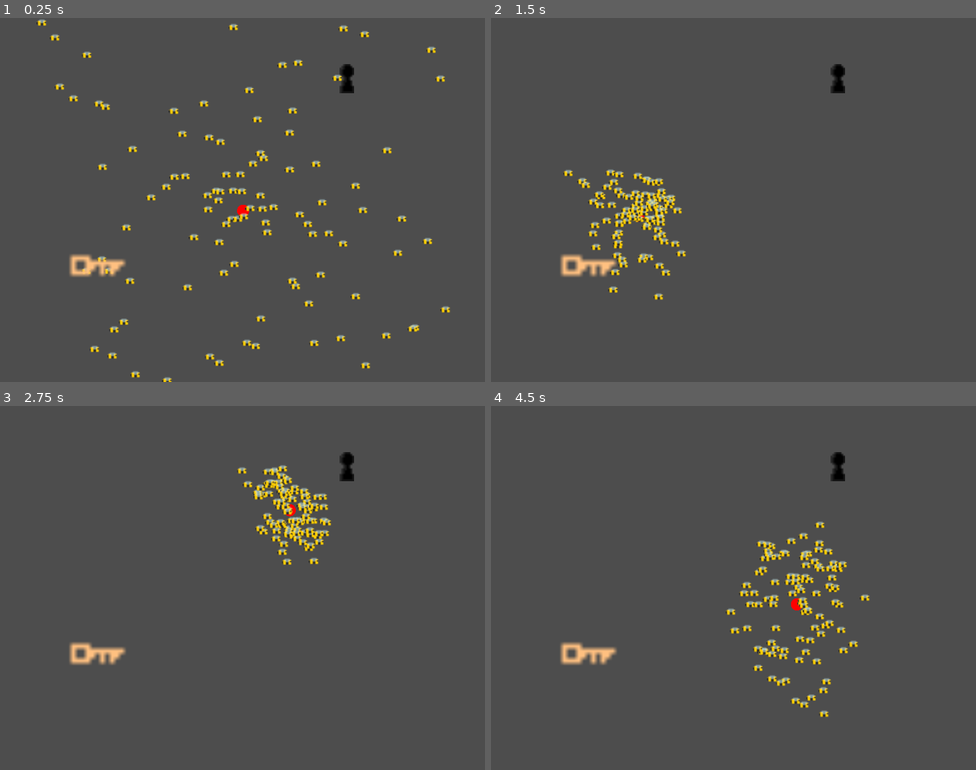
Above: before the commit, frames 1-4 (two rows, left to right).
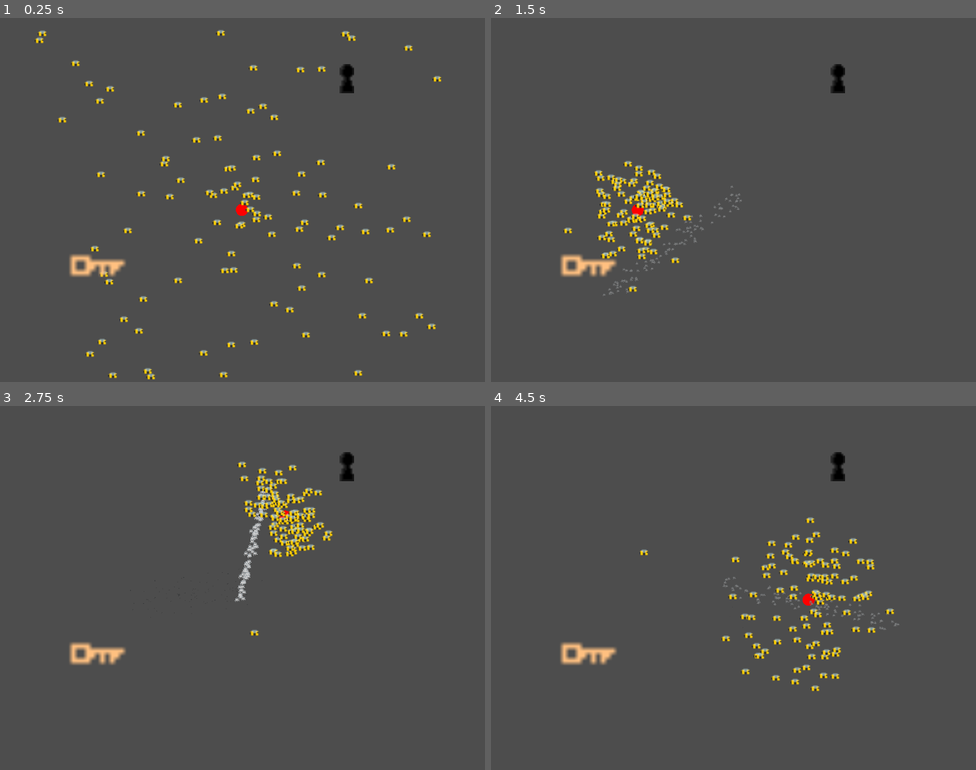
Above: after the commit, the same moments.

Repository: samboyer/ld54
Game: Godot game, scene res://scene.tscn
Two runs of this game, one before a commit and one after it. Both use one fixed random seed, a clock stepped at 60 frames per second and the inputs below.
Inputs (mouse positions are in pixels of both pictures, inside the frame that each line leads up to):
- Up to frame 1 (0.25 s): no input
- Up to frame 2 (1.5 s): move the mouse to (588, 265) at 0.52 s; hold Space (attack, bound only after the commit) 0.53-1.28 s; click (588, 265) at 0.67 s; move the mouse to (636, 218) at 1.27 s; tap Space (attack, bound only after the commit) at 1.35 s; click (636, 218) at 1.42 s
- Up to frame 3 (2.75 s): move the mouse to (291, 507) at 2.02 s; hold Space (attack, bound only after the commit) from 2.03 s (still down); click (291, 507) at 2.17 s
- Up to frame 4 (4.5 s): move the mouse to (709, 660) at 2.77 s; release Space (attack, bound only after the commit) at 2.78 s; tap Space (attack, bound only after the commit) at 2.85, 4.35 s; click (709, 660) at 2.92 s; move the mouse to (879, 642) at 3.52 s; hold Space (attack, bound only after the commit) 3.53-4.28 s; click (879, 642) at 3.67 s; move the mouse to (588, 533) at 4.27 s; click (588, 533) at 4.42 s

The runs differ from the first frame. In frame 1, 5.0% of the frame differs, in the area x 7-93%, y 0-100%; in frame 2, 3.2%; in frame 3, 2.9%; in frame 4, 4.3%.

Commit message:
Added basic attacking

Diff:
--- a/Objects/bee.tscn
+++ b/Objects/bee.tscn
@@ -1,16 +1,41 @@
-[gd_scene load_steps=4 format=3 uid="uid://b3tvstsqmmem6"]
+[gd_scene load_steps=7 format=3 uid="uid://b3tvstsqmmem6"]
 
 [ext_resource type="Script" path="res://Scripts/Bee.gd" id="1_vujc5"]
 [ext_resource type="Texture2D" uid="uid://dk0xiq56t015x" path="res://Textures/bee.png" id="2_gjuv5"]
+[ext_resource type="Texture2D" uid="uid://bll4220pettl8" path="res://Textures/smoke.png" id="3_q7mnk"]
+
+[sub_resource type="Curve" id="Curve_f1sak"]
+min_value = 2.13163e-14
+_data = [Vector2(0, 1), 0.0, 0.0, 0, 0, Vector2(0.527256, 0.441767), -1.40747, -1.40747, 0, 0, Vector2(1, 2.13163e-14), 0.0, 0.0, 0, 0]
+point_count = 3
+
+[sub_resource type="Gradient" id="Gradient_kpvv1"]
+offsets = PackedFloat32Array(0, 0.551155, 1)
+colors = PackedColorArray(1, 1, 1, 1, 0.319873, 0.319873, 0.319873, 1, 0, 0, 0, 0)
 
 [sub_resource type="CircleShape2D" id="CircleShape2D_n6mr5"]
 
 [node name="Bee" type="CharacterBody2D"]
 position = Vector2(0, 1)
-scale = Vector2(2, 2)
 collision_mask = 2
 script = ExtResource("1_vujc5")
 metadata/_edit_group_ = true
+
+[node name="Particles" type="CPUParticles2D" parent="."]
+emitting = false
+amount = 100
+one_shot = true
+explosiveness = 1.0
+texture = ExtResource("3_q7mnk")
+emission_shape = 3
+emission_rect_extents = Vector2(30, 30)
+spread = 180.0
+gravity = Vector2(2.08165e-12, 2.08165e-12)
+initial_velocity_max = 50.0
+damping_min = 5.0
+damping_max = 5.0
+scale_amount_curve = SubResource("Curve_f1sak")
+color_ramp = SubResource("Gradient_kpvv1")
 
 [node name="CollisionShape2D" type="CollisionShape2D" parent="."]
 scale = Vector2(0.3, 0.3)
@@ -18,6 +43,6 @@
 
 [node name="Sprite2d" type="Sprite2D" parent="."]
 position = Vector2(0.25, -0.25)
-scale = Vector2(1.095, 1)
+scale = Vector2(2, 1.826)
 texture = ExtResource("2_gjuv5")
 offset = Vector2(2.08165e-12, 2.08165e-12)
--- a/Scripts/Bee.gd
+++ b/Scripts/Bee.gd
@@ -1,9 +1,5 @@
+class_name Bee
 extends CharacterBody2D
-
-
-# Called when the node enters the scene tree for the first time.
-func _ready():
-    pass # Replace with function body.
 
 
 var vel := Vector2(0,0)
@@ -12,15 +8,52 @@
 
 var jitter: int = 100
 
-func rand_range(min_val: int, max_val: int) -> int:
-    return randi() % (max_val - min_val) + min_val
+@export var attack_cooldown: float = 5.0
+var attacking: bool = false
+var _attack_cooldown_counter: float = 0.0
+
+var particles: Node
+
+func _ready():
+    particles = get_node("Particles")
+    print(particles)
+
+func attack(target: Vector2):
+    attacking = true
+    var dir: Vector2 = (target - self.position).normalized()
+    var centre: Vector2 = target - ((target - position) / 2)
+    var extent: float = (target - position).length() / 2
+
+    # Emit particles along the line segment from the bee to the target
+    #particles.emitting = false
+    #particles.direction = dir
+    #particles.position = self.position
+    #particles.one_shot = true
+    # Set rectangle to be the line segment from the bee to the target
+    particles.position = centre
+    particles.emission_rect_extents = Vector2(extent, 0)
+    particles.rotation = dir.angle()
+
+    particles.emitting = true
+
+    _attack_cooldown_counter = attack_cooldown
+    position = target
+    vel = dir * 10000
+
+func _process(delta):
+    if attacking:
+        _attack_cooldown_counter -= delta
+        if _attack_cooldown_counter <= 0.0:
+            attacking = false
+            particles.emitting = false
+            _attack_cooldown_counter = 0.0
 
 # Called every frame. 'delta' is the elapsed time since the previous frame.
 func _physics_process(delta):
     var mouse_pos: Vector2 = self.get_parent().get_local_mouse_position()
     var dir = (mouse_pos - self.position).normalized() * accel
     vel += dir * delta
-    vel += Vector2(rand_range(-jitter, jitter), rand_range(-jitter, jitter))
+    vel += Vector2(Util.rand_range(-jitter, jitter), Util.rand_range(-jitter, jitter))
     vel = vel.limit_length(maxspeed)
     velocity = vel
     move_and_slide()
--- a/Scripts/BeesManager.gd
+++ b/Scripts/BeesManager.gd
@@ -5,9 +5,17 @@
 var beeObj = preload("res://Objects/bee.tscn")
 
 @export
-var NUM_BEES:int = 100
+var NUM_BEES: int = 100
 
-var bees:Array = []
+var bees: Array = []
+
+@export var attack_cooldown: float = 0.05
+@export var attack_bees: int = 1
+@export var attack_jitter: float = 100.0
+var _attacking: bool = false
+var _attack_cooldown_counter: float = 0.0
+
+@export var camera: Camera2D
 
 # Called when the node enters the scene tree for the first time.
 func _ready():
@@ -19,8 +27,33 @@
 
 var centre_of_mass:Vector2 = Vector2.ZERO
 
+func _input(event):
+    if event.is_action_pressed("attack"):
+        _attacking = true
+    elif event.is_action_released("attack"):
+        _attacking = false
+
+func find_target() -> Vector2:
+    return Vector2.ZERO # TODO
+
+func find_free_bee() -> Bee:
+    for b in bees:
+        if not b.attacking:
+            return b
+    return null
+
 # # Called every frame. 'delta' is the elapsed time since the previous frame.
-func _process(_delta):
+func _process(delta):
+    _attack_cooldown_counter = max(_attack_cooldown_counter - delta, 0.0)
+    if _attacking and _attack_cooldown_counter <= 0:
+        var target: Vector2 = find_target()
+        for _i in range(attack_bees):
+            var bee: Bee = find_free_bee()
+            if bee != null:
+                bee.attack(target)
+                camera.jitter(attack_jitter)
+                _attack_cooldown_counter = attack_cooldown
+
     centre_of_mass = Vector2.ZERO
     for b in bees:
         centre_of_mass += b.position
--- /dev/null
+++ b/Scripts/CameraController.gd
@@ -0,0 +1,16 @@
+extends Camera2D
+
+var camera_shake: float = 0.0
+var camera_shake_dropoff: float = 1000.0
+
+# Called when the node enters the scene tree for the first time.
+func _ready():
+    pass # Replace with function body.
+
+func jitter(amount: float):
+    camera_shake = amount
+
+# Called every frame. 'delta' is the elapsed time since the previous frame.
+func _process(delta):
+    camera_shake = max(camera_shake - camera_shake_dropoff * delta, 0.0)
+    position = Vector2(Util.rand_range_float(-camera_shake, camera_shake), Util.rand_range_float(-camera_shake, camera_shake))
--- /dev/null
+++ b/Scripts/Util.gd
@@ -0,0 +1,7 @@
+extends Node
+
+func rand_range(min_val: int, max_val: int) -> int:
+    return randi() % (max_val - min_val) + min_val
+
+func rand_range_float(min_val: float, max_val: float) -> float:
+    return randf() * (max_val - min_val) + min_val
--- a/project.godot
+++ b/project.godot
@@ -14,11 +14,23 @@
 run/main_scene="res://scene.tscn"
 config/features=PackedStringArray("4.1", "GL Compatibility")
 
+[autoload]
+
+Util="*res://Scripts/Util.gd"
+
 [display]
 
 window/size/viewport_width=800
 window/size/viewport_height=600
 
+[input]
+
+attack={
+"deadzone": 0.5,
+"events": [Object(InputEventKey,"resource_local_to_scene":false,"resource_name":"","device":-1,"window_id":0,"alt_pressed":false,"shift_pressed":false,"ctrl_pressed":false,"meta_pressed":false,"pressed":false,"keycode":0,"physical_keycode":32,"key_label":0,"unicode":32,"echo":false,"script":null)
+]
+}
+
 [rendering]
 
 renderer/rendering_method="gl_compatibility"
--- a/scene.tscn
+++ b/scene.tscn
@@ -1,6 +1,7 @@
-[gd_scene load_steps=8 format=3 uid="uid://cgrvo2f81b5j"]
+[gd_scene load_steps=9 format=3 uid="uid://cgrvo2f81b5j"]
 
 [ext_resource type="Script" path="res://Scripts/BeesManager.gd" id="1_86lkx"]
+[ext_resource type="Script" path="res://Scripts/CameraController.gd" id="1_wwsk7"]
 [ext_resource type="Texture2D" uid="uid://da4wenbvxckce" path="res://Textures/keyhole.png" id="2_ybfhk"]
 [ext_resource type="Script" path="res://Scripts/Key.gd" id="3_6y0jp"]
 [ext_resource type="Texture2D" uid="uid://bfx2onk2tucbc" path="res://Textures/key.png" id="4_3ioye"]
@@ -15,9 +16,12 @@
 [node name="Node2D" type="Node2D"]
 
 [node name="Camera2D" type="Camera2D" parent="."]
+script = ExtResource("1_wwsk7")
 
-[node name="BeesManager" type="Node2D" parent="."]
+[node name="BeesManager" type="Node2D" parent="." node_paths=PackedStringArray("camera")]
 script = ExtResource("1_86lkx")
+attack_cooldown = 0.5
+camera = NodePath("../Camera2D")
 
 [node name="Keyhole" type="Area2D" parent="."]
 position = Vector2(172, -200)
Binary file added: Textures/smoke.png
Not shown, added: Textures/smoke.png.import
